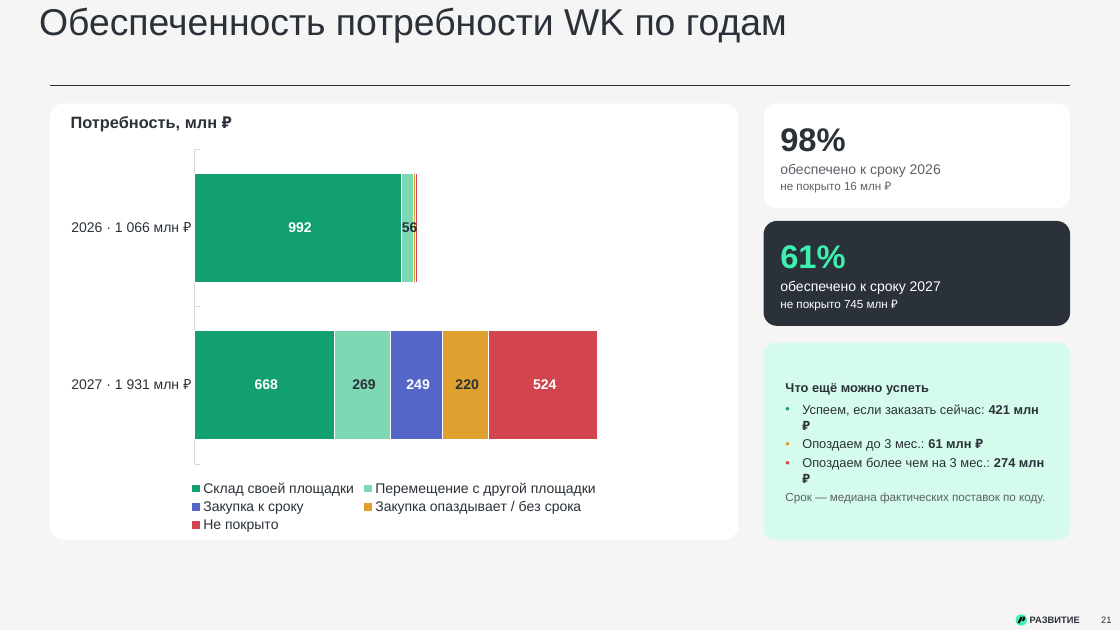
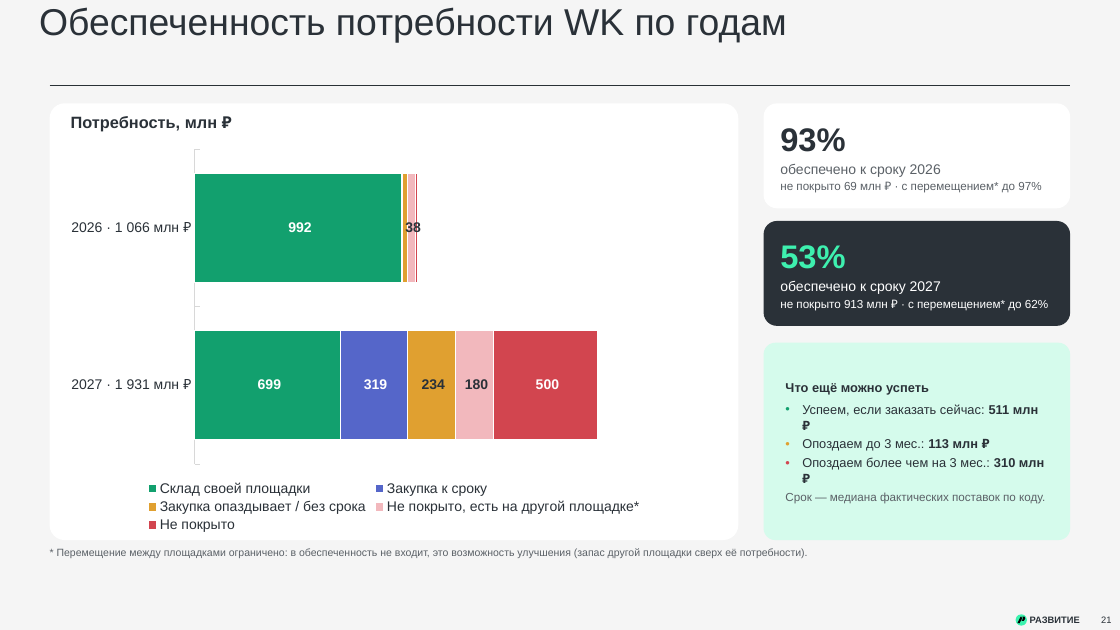
Before and after one commit to victorekuznetsov/TZ, a slide deck: slide 21 of exports/WK_ispolnenie_2024-2026_plan_2027.pptx. Drawn at 1120x630 pixels with LibreOffice and Linux fonts; fonts in the diff are those of the drawing. Boxes give left, top, right and bottom in pixels: in the first picture for what was removed or moved away, otherwise in the second. Text is boxed around its words. In the diff, an @@ line names an element or a change of style, - is before the commit and + after.

```diff
--- a/exports/WK_ispolnenie_2024-2026_plan_2027.pptx
+++ b/exports/WK_ispolnenie_2024-2026_plan_2027.pptx
@@ bar stacked chart at <box>58,141,730,536</box> @@
@@ Склад своей площадки, 2027 · 1 931 млн ₽: 668 to 699 @@
-Перемещение с другой площадки: 56, 269
+Закупка к сроку: 4, 319
@@ colour of Закупка к сроку #7FD8B4 to #5566C9 @@
@@ data labels of Закупка к сроку changed @@
-Закупка к сроку: 1, 249
+Закупка опаздывает / без срока: 22, 234
@@ colour of Закупка опаздывает / без срока #5566C9 to #E0A030 @@
@@ data labels of Закупка опаздывает / без срока changed @@
-Закупка опаздывает / без срока: 10, 220
+Не покрыто, есть на другой площадке*: 38, 180
@@ colour of Не покрыто, есть на другой площадке* #E0A030 to #F2B8BD @@
@@ data labels of Не покрыто, есть на другой площадке* changed @@
@@ Не покрыто, 2026 · 1 066 млн ₽: 7 to 10 @@
@@ Не покрыто, 2027 · 1 931 млн ₽: 524 to 500 @@
@@ text at <box>780,128,845,152</box>: text changed @@
-98%
+93%
@@ text at <box>780,182,1041,193</box>: text changed @@
-не покрыто 16 млн ₽
+не покрыто 69 млн ₽ · с перемещением* до 97%
@@ text at <box>780,245,845,269</box>: text changed @@
-61%
+53%
@@ text at <box>780,300,1048,311</box>: text changed @@
-не покрыто 745 млн ₽
+не покрыто 913 млн ₽ · с перемещением* до 62%
@@ text in rounded rectangle at <box>802,404,1044,470</box>: text changed @@
-• Успеем, если заказать сейчас: 421 млн ₽
-• Опоздаем до 3 мес.: 61 млн ₽
-• Опоздаем более чем на 3 мес.: 274 млн ₽
+• Успеем, если заказать сейчас: 511 млн ₽
+• Опоздаем до 3 мес.: 113 млн ₽
+• Опоздаем более чем на 3 мес.: 310 млн ₽
@@ text added at <box>57,548,808,558</box>, 9 pt, text #5B6167 @@
+* Перемещение между площадками ограничено: в обеспеченность не входит, это возможность улучшения (запас другой площадки сверх её потребности).
```
Also in this commit, not shown: 14 other slides changed, 2 other files.
